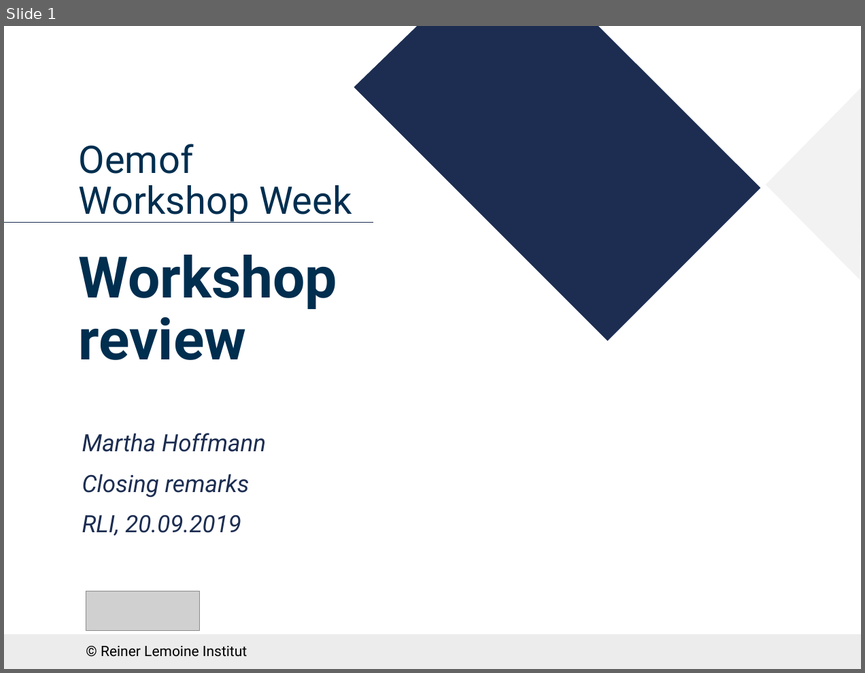
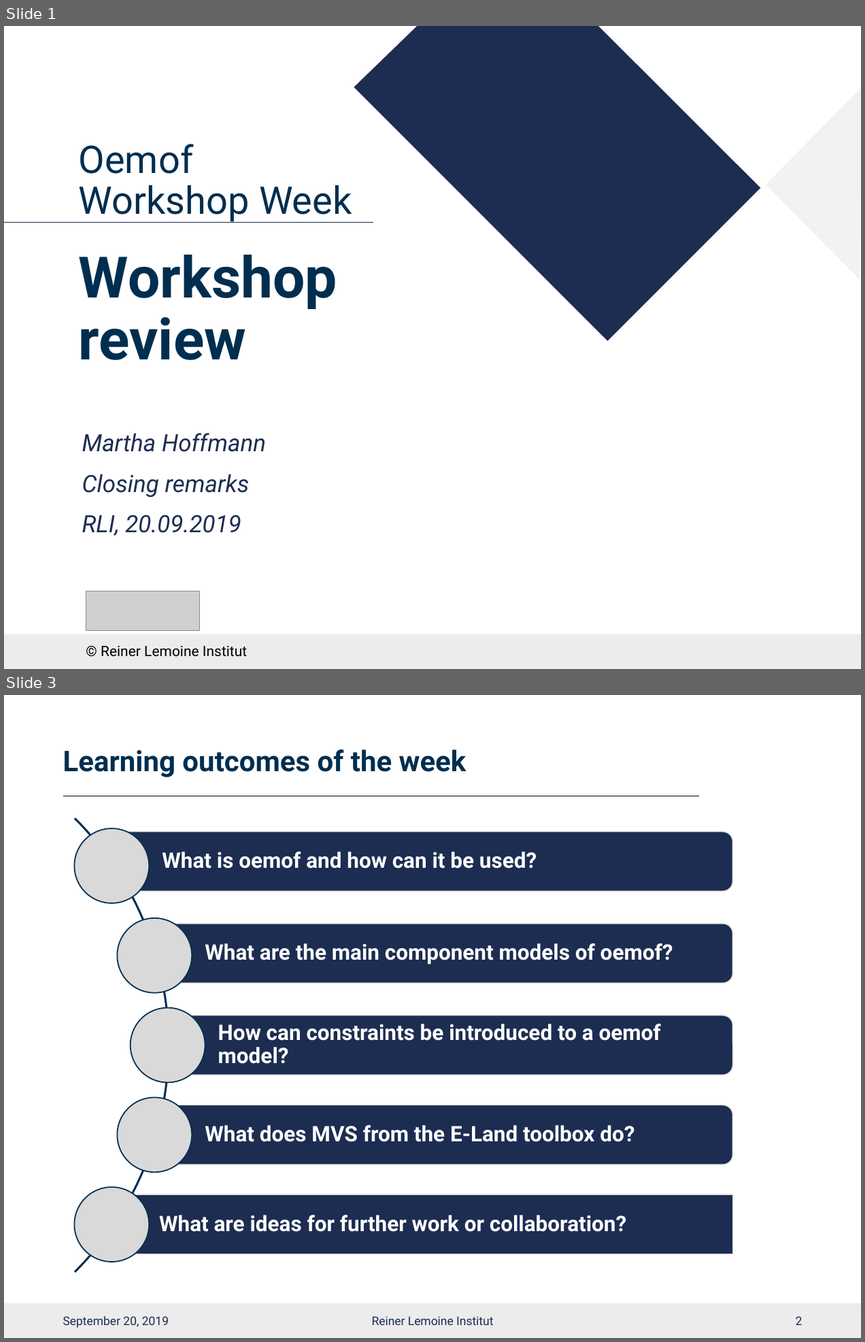
Before and after one commit to smartie2076/oemof_workshop, a slide deck: Oemof_Workshop_11_Closing.pptx. Shown one above the other, each under a label of ours: slide 1 before the commit, slides 1 and 3 after it; the slides between them are not shown. The pictures are 865x673 and 865x1342 pixels, drawn with LibreOffice and Linux fonts; fonts in the diff are those of the drawing; grey boxes stand for pictures; background and template pictures are left out. Boxes give left, top, right and bottom in pixels: in the first picture for what was removed or moved away, otherwise in the second. Text is boxed around its words. In the diff, an @@ line names an element or a change of style, - is before the commit and + after.

```diff
--- a/Oemof_Workshop_11_Closing.pptx
+++ b/Oemof_Workshop_11_Closing.pptx
@@ slide 3 added at [4,695,861,1338], background #FFFFFF; not listed: 1 template element that a slide beside it also shows @@
@@ title added at [63,749,466,777], 24 pt, text #002E4F, bold @@
+Learning outcomes of the week
@@ line added from (63, 796) to (699, 796), #000000 0.5 pt @@
@@ group added at [4,724,733,1338]: 5 texts, 5 ellipses, 4 rounded rectangles, 1 arch (boxed as its full ring), 1 rectangle @@
+What is oemof and how can it be used?
+What are the main component models of oemof?
+How can constraints be introduced to a oemof model?
+What does MVS from the E-Land toolbox do?
+What are ideas for further work or collaboration?
@@ text added at [63,1316,169,1327], 10 pt, text #1C2D51 @@
+September 20, 2019
@@ text added at [372,1316,493,1325], 10 pt, text #1C2D51 @@
+Reiner Lemoine Institut
@@ page number added at [796,1316,802,1325], 10 pt, text #1C2D51 @@
+2
```
Also in this commit, not shown: 1 slide changed, 1 other slide added, 24 slides removed, 3 other files.
